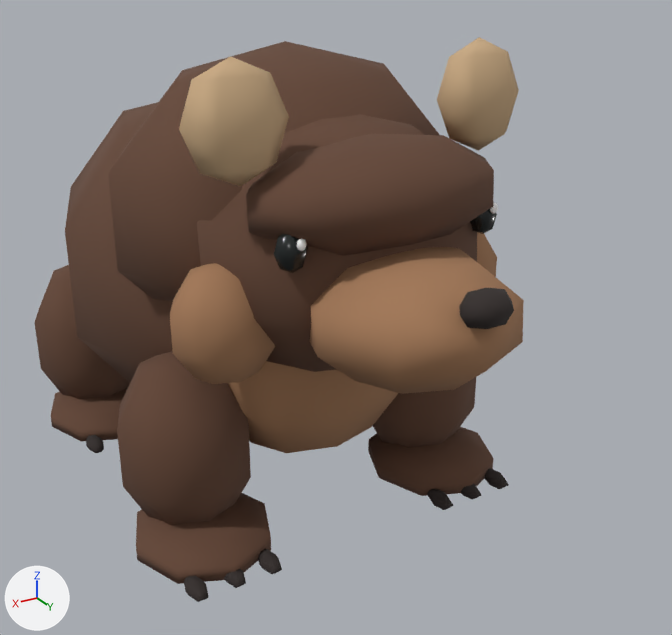
A saved change to the glTF model public/models/bear-low.glb.
Camera for both pictures: a camera (50 mm lens) standing at (2.25, 4.79, 3.17) and looking at (-0.27, 0.58, 1.06). Every picture has the same lights, and +X, +Y and +Z are marked at lower left. The first picture is the older version. Both versions are drawn at frame 2 of the action 'attack'; the numbers are the values there.

The first picture shows 'Body', 'Chest', 'Ear-1', 'EyeL', 'LegBRUpper', 'LegFLUpper', 'LegFRClaw0', 'LegFRUpper', 'Nose', 'Skull', 'Snout' and 3 more.
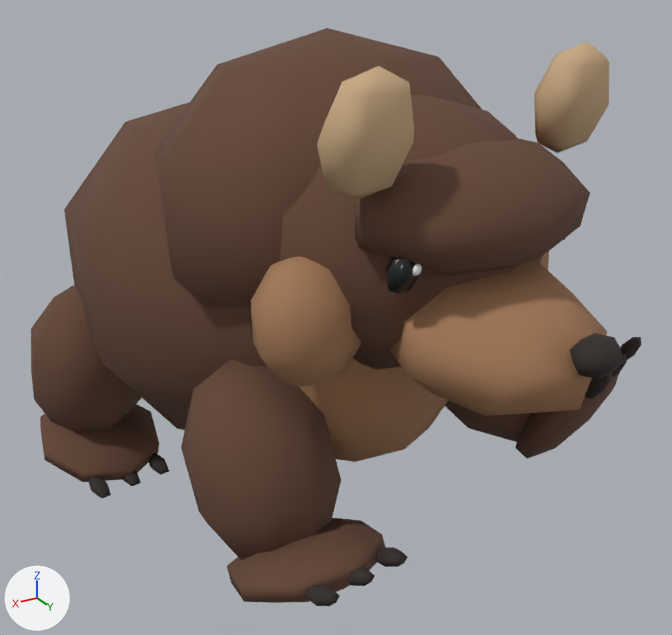
Not drawn themselves, but carrying or shaping drawn objects: ob_visual, ob_head, ob_legfl, ob_legfr, ob_legbr.

Where the change shows, as pixel boxes [x1, y1, x2, y2] in the pictures (672 x 635 px):
'Body', moved
    before: [65, 41, 439, 383]
    after: [64, 28, 481, 430]
'Skull', moved, turned
    before: [197, 114, 494, 372]
    after: [280, 95, 590, 369]
'LegFRUpper', moved, turned
    before: [117, 351, 271, 584]
    after: [181, 360, 386, 603]
'Snout', moved, turned
    before: [310, 247, 524, 394]
    after: [389, 261, 607, 416]
'Chest', moved
    before: [170, 232, 497, 453]
    after: [251, 251, 549, 462]
'Ear-1', moved, turned
    before: [179, 37, 519, 186]
    after: [317, 42, 609, 200]
'LegBRUpper', moved, turned
    before: [34, 265, 130, 442]
    after: [31, 286, 159, 482]
'LegFLUpper', moved, turned
    before: [368, 377, 493, 496]
    after: [445, 373, 619, 459]
'Nose', moved, turned
    before: [459, 288, 514, 329]
    after: [570, 333, 624, 379]
'LegFRClaw0', moved, turned
    before: [184, 549, 282, 602]
    after: [305, 547, 408, 606]
'EyeL', moved, turned
    before: [274, 209, 497, 273]
    after: [385, 239, 565, 293]
'LegFLClaw0', moved, turned
    before: [427, 468, 509, 510]
    after: [585, 337, 641, 399]
'LegBRClaw0', moved, turned
    before: [86, 435, 104, 453]
    after: [88, 453, 169, 498]
'Glint-1', moved, turned
    before: [296, 202, 498, 251]
    after: [412, 264, 422, 276]

The change in detail:
In object 'Visual' (ob_visual), parent goes from ob_bear to ob_combatmotion.
Object 'Head' (ob_head) turns from (4.8, 0, 0) to (-14, 0, 0) degrees about x, y and z.
Object 'LegFL' (ob_legfl) turns from (0, 0, 0) to (54, 8.2, 11) degrees about x, y and z.
Object 'LegFR' (ob_legfr) turns from (0, 0, 0) to (20, 0, 0) degrees about x, y and z.
Object 'LegBR' (ob_legbr) turns from (0, 0, 0) to (-18, 0, 0) degrees about x, y and z.
Object 'CombatMotion' (ob_combatmotion) is new.
Its parent is ob_bear.
Its location is (0.0, 0.267, 0.0345).
Its rotation in degrees is (3.3, -0.6, 10).
